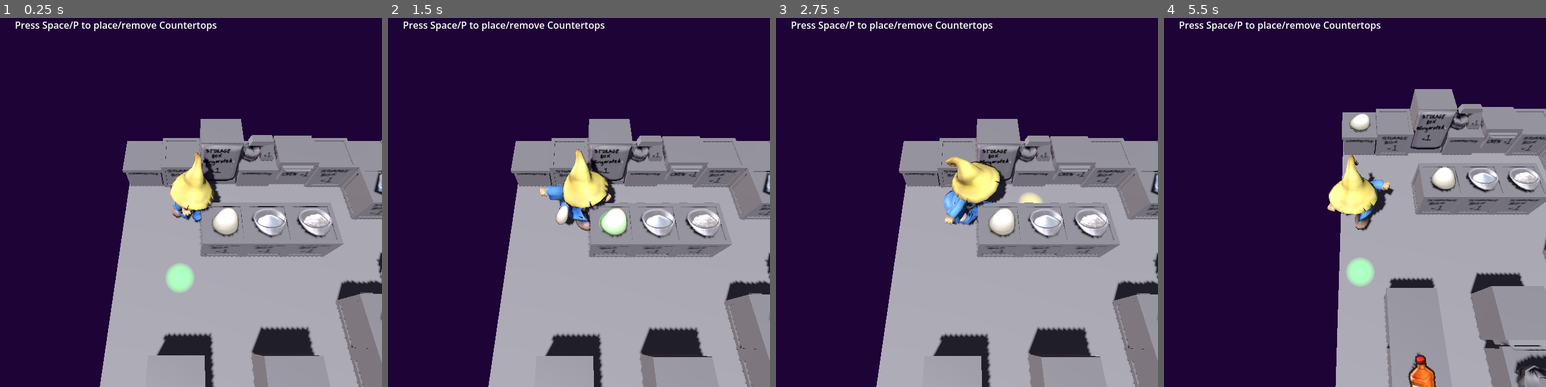
Above: before the commit, frames 1-4 (left to right).
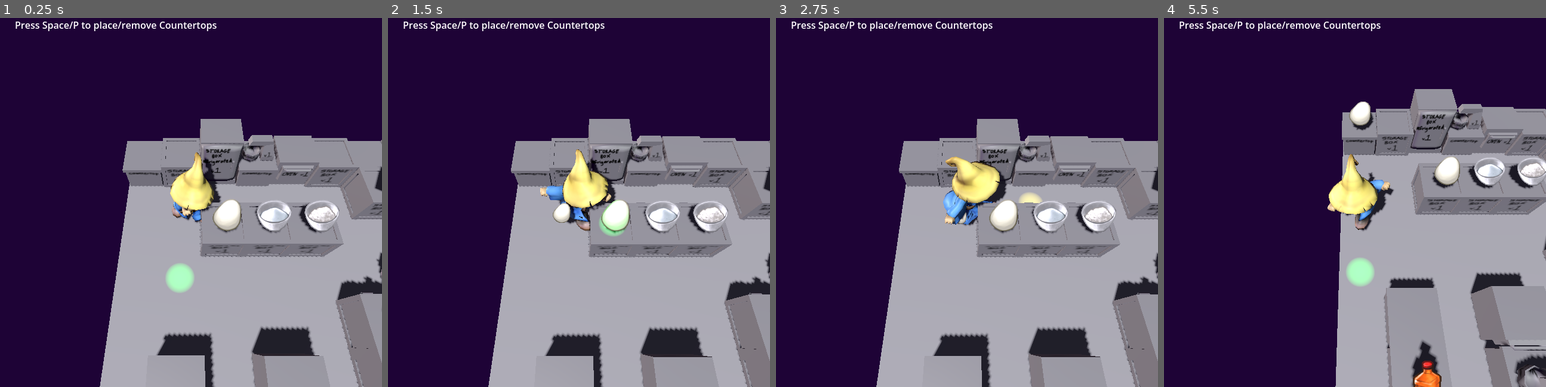
Above: after the commit, the same moments.

Repository: AdmiralPotato/halloween_game_2026
Game: Godot game, scene res://map/TilemapTest.tscn
Same seed, same stepped clock (60 frames per second), same inputs: the game is played once before the commit and once after it.
Inputs (mouse positions are in pixels of both pictures, inside the frame that each line leads up to):
- Up to frame 1 (0.25 s): no input
- Up to frame 2 (1.5 s): tap Space at 0.5, 1.25 s; move the mouse to (663, 176) at 0.52 s; hold Right (move_right) 0.53-1.28 s; tap O (interact) at 0.6 s; move the mouse to (502, 213) at 1.27 s; hold Down (move_down) from 1.28 s (still down); tap P (pickup) at 1.35 s
- Up to frame 3 (2.75 s): tap Space at 2 s; move the mouse to (1005, 110) at 2.02 s; release Down (move_down) at 2.03 s; hold Right (move_right) from 2.03 s (still down); tap C (toggle_rearrange) at 2.1 s
- Up to frame 4 (5.5 s): tap Space at 2.75, 3.5, 4.25 s; move the mouse to (1335, 272) at 2.77 s; release Right (move_right) at 2.78 s; hold Up (move_up) 2.78-3.53 s; tap O (interact) at 2.85, 5.1 s; move the mouse to (1469, 254) at 3.52 s; hold Left (move_left) 3.53-5.03 s; tap P (pickup) at 3.6 s; move the mouse to (1240, 139) at 4.27 s; tap C (toggle_rearrange) at 4.35 s; move the mouse to (1374, 195) at 5.02 s; hold Down (move_down) from 5.03 s (still down)

The runs differ from the first frame. In frame 1, 1.7% of the frame differs, in the area x 55-100%, y 40-83%; in frame 2, 1.8%; in frame 3, 1.7%; in frame 4, 2.5%, in the area x 48-100%, y 22-100%.
Error in both runs: Invalid access to property or key 'furni' on a base object of type 'Nil'. (res://map/tilemap.gd:105)

Commit message:
ItemNodes are now billboards and it looks pretty awesome

Diff:
--- a/map/FurniCountertop.tscn
+++ b/map/FurniCountertop.tscn
@@ -18,4 +18,4 @@
 [node name="countertop" parent="StaticBody3D" unique_id=1962611896 instance=ExtResource("2_l3uxt")]
 
 [node name="Item" type="Marker3D" parent="." unique_id=337456045]
-transform = Transform3D(1, 0, 0, 0, 1, 0, 0, 0, 1, 0, 0.9, 0)
+transform = Transform3D(1, 0, 0, 0, 1, 0, 0, 0, 1, 0, 1.2, 0)
--- a/map/FurniSource.tscn
+++ b/map/FurniSource.tscn
@@ -20,5 +20,4 @@
 [node name="storageBox_v1" parent="StaticBody3D" unique_id=383906389 instance=ExtResource("2_8bmqu")]
 
 [node name="ItemNode" parent="StaticBody3D" unique_id=184551138 instance=ExtResource("5_7wfut")]
-transform = Transform3D(1, 0, 0, 0, 1, 0, 0, 0, 1, 0, 1, 0)
-stack = null
+transform = Transform3D(1, 0, 0, 0, 1, 0, 0, 0, 1, 0, 1.3, 0)
--- a/map/ItemNode.tscn
+++ b/map/ItemNode.tscn
@@ -11,6 +11,7 @@
 
 [node name="Sprite" type="Sprite3D" parent="." unique_id=1574369792]
 transform = Transform3D(0.3, 0, 0, 0, -1.3113417e-08, 0.3, 0, -0.3, -1.3113417e-08, 0, 0, 0)
+billboard = 1
 shaded = true
 alpha_cut = 1
 texture = SubResource("PlaceholderTexture2D_6uypv")
